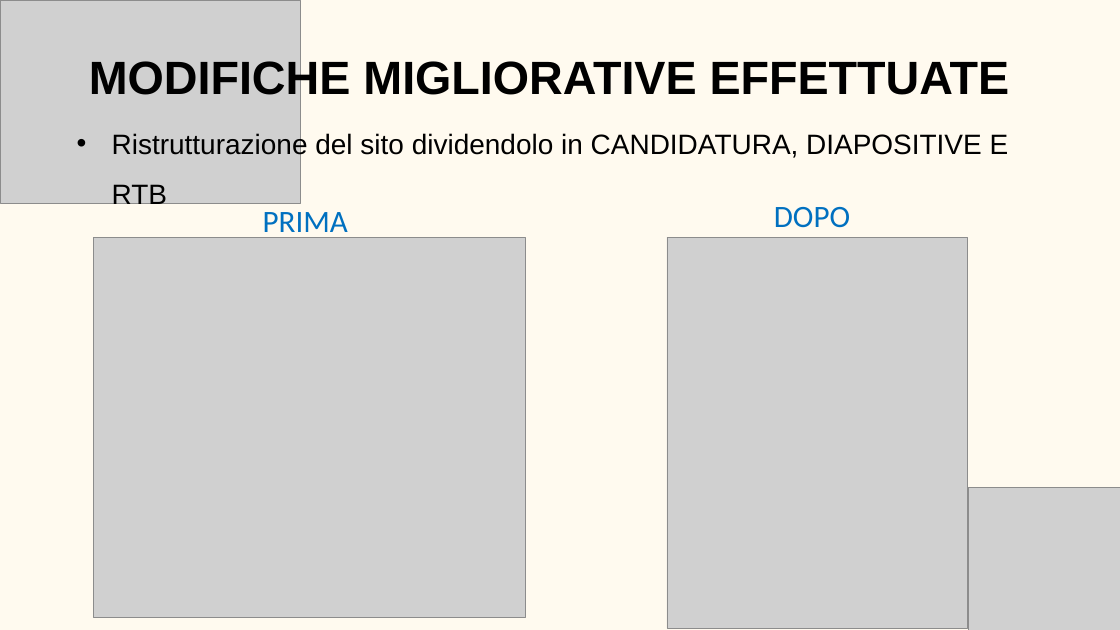
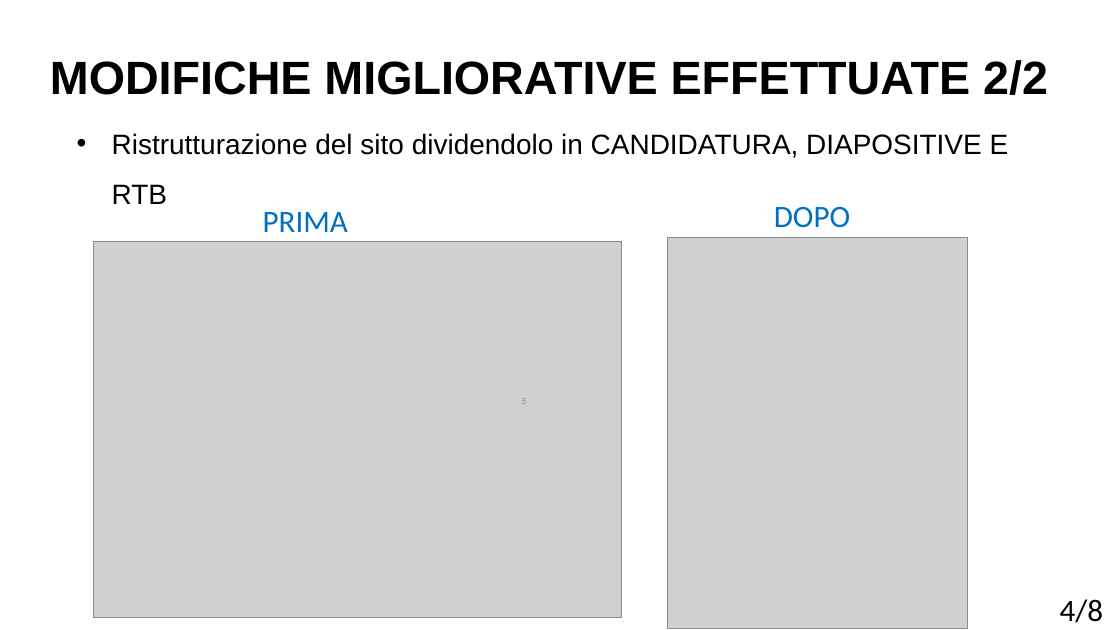
Before and after one commit to BugBustersUnipd/DocumentazioneSWE, a slide deck: slide 5 of RTB/PRESENTAZIONE RTB/Presentazione RTB.pptx. Drawn at 1120x630 pixels with LibreOffice and Linux fonts; fonts in the diff are those of the drawing; grey boxes stand for pictures; background and template pictures are left out. Boxes give left, top, right and bottom in pixels: in the first picture for what was removed or moved away, otherwise in the second. Text is boxed around its words. In the diff, an @@ line names an element or a change of style, - is before the commit and + after.

```diff
--- a/RTB/PRESENTAZIONE RTB/Presentazione RTB.pptx
+++ b/RTB/PRESENTAZIONE RTB/Presentazione RTB.pptx
@@ background #FFFAEF to picture (left out) @@
@@ picture removed at (0,0,301,203) @@
@@ text at (50,60,1048,95): text changed @@
-MODIFICHE MIGLIORATIVE EFFETTUATE
+MODIFICHE MIGLIORATIVE EFFETTUATE 2/2
@@ picture: place and size @@
-picture at (94,237,525,618)
+picture at (94,241,621,618)
@@ page number added at (522,398,527,404), 12 pt, text #8C8C8C @@
+5
@@ picture removed at (968,488,1120,630) @@
@@ text added at (1060,599,1103,623), 40 pt, text #000000 @@
+4/8
```
Also in this commit, not shown: 8 other slides changed, 1 slide removed, 1 other file.
